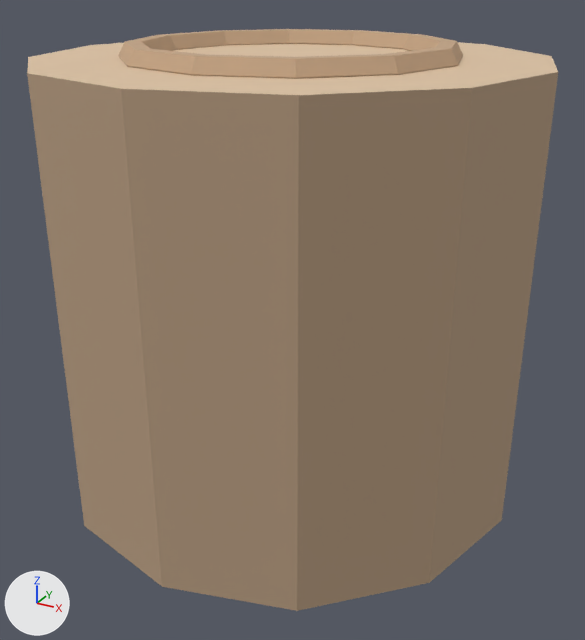
The Blender file camping-assets/camping/stump.blend: old version first, new version second.
The view is the same before and after, from a 50 mm lens placed at (0.392, -0.711, 0.531), pointed at (0.011, -0.018, 0.184). The lights are fixed; the arrows at lower left show +X, +Y and +Z. The first picture is the older version.

The scene before the commit, as lines of its bpy script (objects in view):
```python
mat_m_bark = principled_material('M_Bark')
mat_m_bark.base_color = (0.478, 0.337, 0.22)  # beige #b89d81
mat_m_bark.roughness = 0.9
mat_m_logend = principled_material('M_LogEnd')
mat_m_logend.base_color = (0.722, 0.541, 0.369)  # beige #ddc2a4
mat_m_logend.roughness = 0.9
me_stump = bpy.data.meshes.new('Stump')
me_stump.from_pydata(...)  # 96 vertices, 86 faces; spans x -0.25..0.25, y -0.25..0.25, z 0.0..0.464
# faces by material slot: [13, 1, 72]
me_stump.materials.append(mat_m_bark)  # beige #b89d81
me_stump.materials.append(mat_m_logend)  # beige #ddc2a4
me_stump.materials.append(mat_m_logring)  # beige #c2a484
ob_stump = bpy.data.objects.new('Stump', me_stump)
ob_stump.location = (0.0, 0.0, 0.0)
```
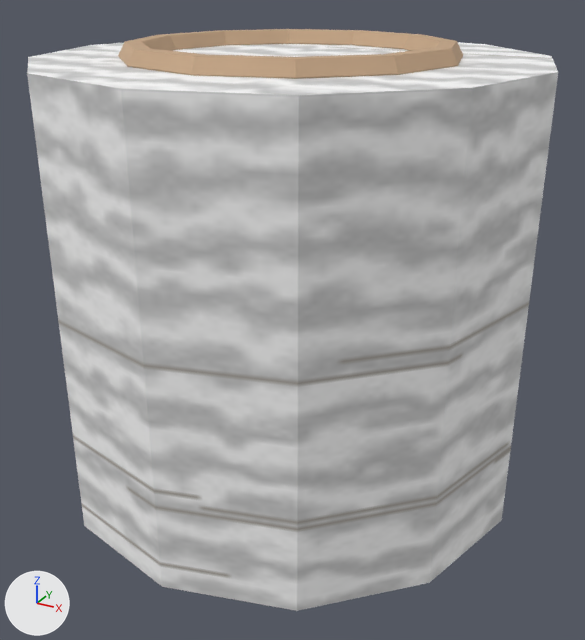
Boxes (x1, y1, x2, y2) around the edits, measured in the pictures (585 x 640 px):
'Stump', surface changed (beige to grey)
    both: (27, 40, 558, 611)

Patch to the scene script:
```diff
--- a/camping-assets/camping/stump.blend.py
+++ b/camping-assets/camping/stump.blend.py
@@ img_wood_albedo_png @@
+img_wood_albedo_png = load_image('wood_albedo.png', '../textures/wood_albedo.png', 256, 256, 'sRGB')
@@ img_wood_rough_png @@
+img_wood_rough_png = load_image('wood_rough.png', '../textures/wood_rough.png', 256, 256, 'Non-Color')
@@ mat_m_bark @@
 n0 = _N.new('ShaderNodeBsdfPrincipled'); n0.name = 'Principled BSDF'
-n0.inputs[0].default_value = (0.478, 0.337, 0.22, 1.0)  # 'Base Color', beige #b89d81
-n0.inputs[2].default_value = 0.9  # 'Roughness'
 n1 = _N.new('ShaderNodeOutputMaterial'); n1.name = 'Material Output'
+n2 = _N.new('ShaderNodeTexImage'); n2.name = 'Image Texture'
+n2.image = img_wood_albedo_png
+n3 = _N.new('ShaderNodeTexImage'); n3.name = 'Image Texture.001'
+n3.image = img_wood_rough_png
 _L.new(n0.outputs[0], n1.inputs[0])  # 'BSDF' to 'Surface'
+_L.new(n2.outputs[0], n0.inputs[0])  # 'Color' to 'Base Color'
+_L.new(n3.outputs[0], n0.inputs[2])  # 'Color' to 'Roughness'
@@ mat_m_logend @@
 n0 = _N.new('ShaderNodeBsdfPrincipled'); n0.name = 'Principled BSDF'
-n0.inputs[0].default_value = (0.722, 0.541, 0.369, 1.0)  # 'Base Color', beige #ddc2a4
-n0.inputs[2].default_value = 0.9  # 'Roughness'
 n1 = _N.new('ShaderNodeOutputMaterial'); n1.name = 'Material Output'
+n2 = _N.new('ShaderNodeTexImage'); n2.name = 'Image Texture'
+n2.image = img_wood_albedo_png
+n3 = _N.new('ShaderNodeTexImage'); n3.name = 'Image Texture.001'
+n3.image = img_wood_rough_png
 _L.new(n0.outputs[0], n1.inputs[0])  # 'BSDF' to 'Surface'
+_L.new(n2.outputs[0], n0.inputs[0])  # 'Color' to 'Base Color'
+_L.new(n3.outputs[0], n0.inputs[2])  # 'Color' to 'Roughness'
```
